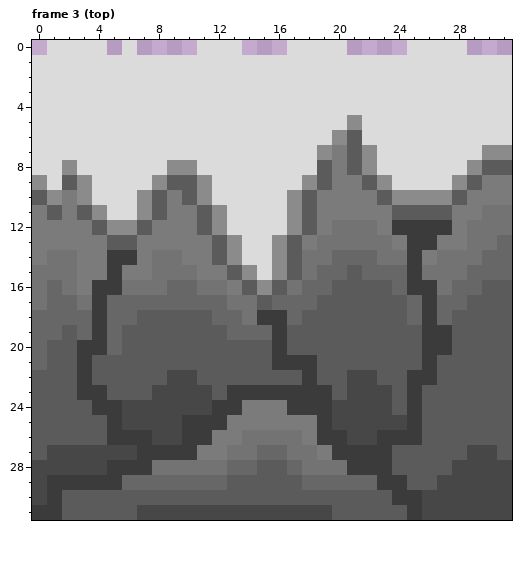
A pixel-art file gets an edit: dots/Aseprite drawings/MTRTileSheet.aseprite. That is the earlier state.
32x32 pixels, 12 frames. Colours within 5 levels of each other are drawn and written as one. Shown: frame 3 (top). The commit also changed other frames, which this record leaves out.
New version:
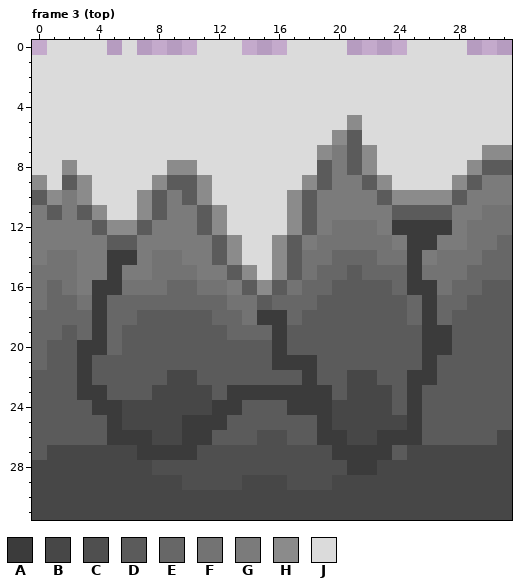
Palette (. is transparent): A #3b3b3b  B #474747  C #4f4f4f  D #5b5b5b  E #676767  F #737373  G #7b7b7b  H #8b8b8b  J #dbdbdb
Difference:
Frame 3 (top):
y 24: x 14..16 GGG -> DDD
y 25: x 13..18 GGGGGG -> DDDDDD
y 26: x 12..18 GGFFFFG -> DDDCCDD; x 31 D -> B
y 27: x 11..19 GGFFEEFFG -> CCCCCCCCC; x 25..28 DDDD -> BBBB; x 31 D -> B
y 28: x 5..20 AAAFFFFFEEDDEFFF -> BBBCCCCCCCCCCCCC; x 23..27 ADDDD -> BBBBB
y 29: x 1..26 AAAAAEEEEEEEDDDDDEEEEEAADD -> BBBBBBBBBCCCCBBBCCCBBBBBBB
y 30: x 1..25 ADDDDDDDDDDDDDDDDDDDDDDAA -> BBBBBBBBBBBBBBBBBBBBBBBBB
y 31: x 0..6 AADDDDD -> BBBBBBB; x 20..25 DDDDDA -> BBBBBB
